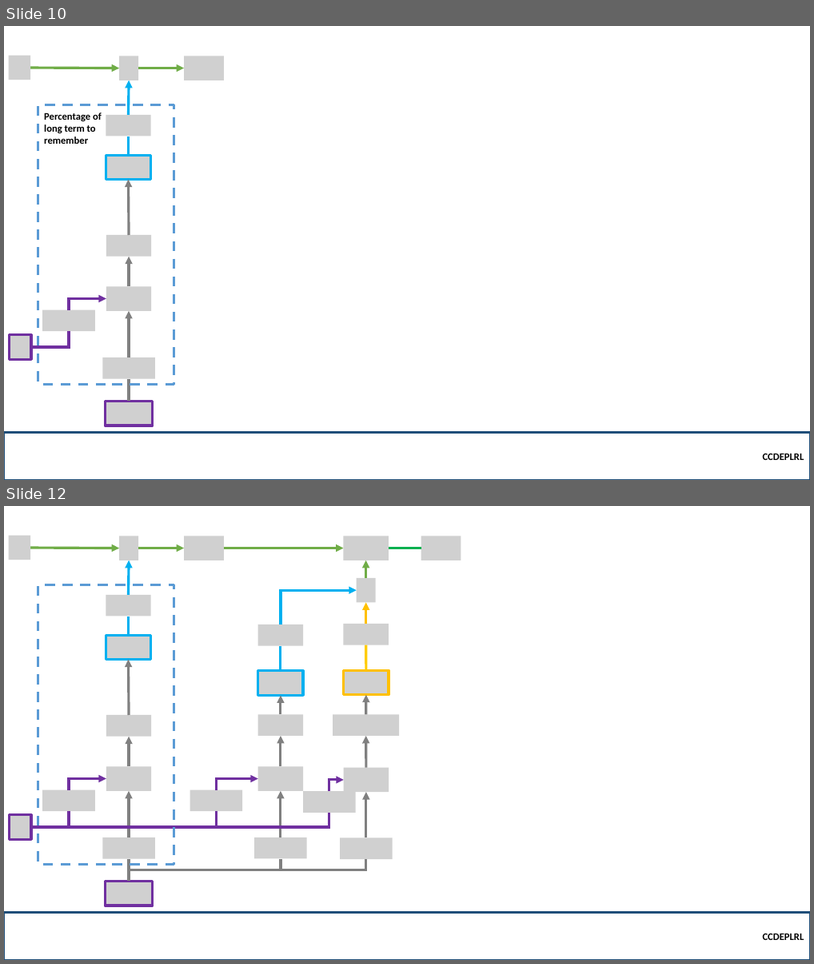
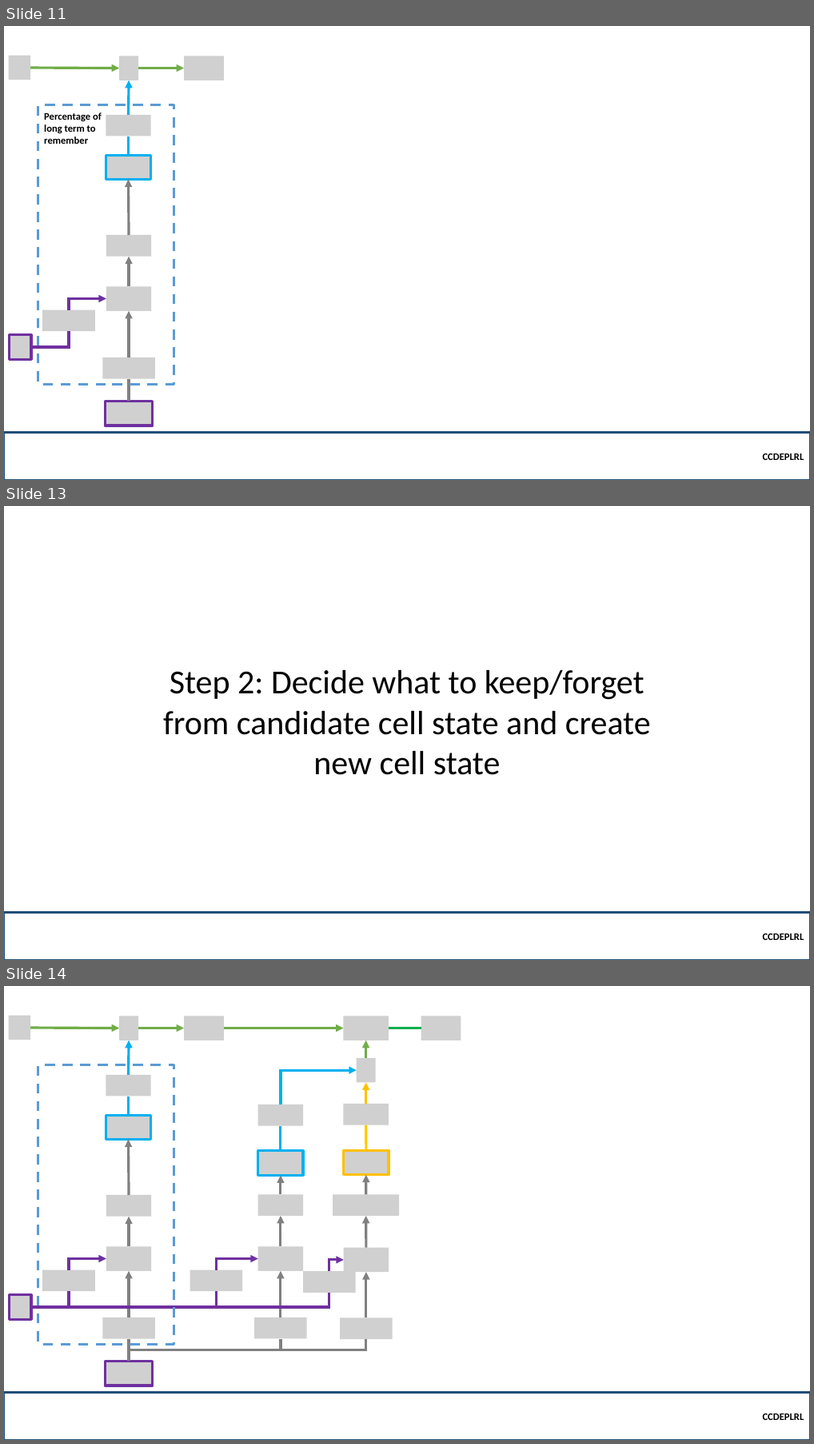
Before and after one commit to robitussin/CCDEPLRL, a slide deck: Week 8 and 9 - Deep Sequence Modeling/Long Short Term Memory.pptx. Shown one above the other, each under a label of ours: slides 10 and 12 before the commit, slides 11, 13 and 14 after it; the slides between them are not shown. The pictures are 814x964 and 814x1444 pixels, drawn with LibreOffice and Linux fonts; fonts in the diff are those of the drawing; grey boxes stand for pictures; background and template pictures are left out. Boxes give left, top, right and bottom in pixels: in the first picture for what was removed or moved away, otherwise in the second. Text is boxed around its words. In the diff, an @@ line names an element or a change of style, - is before the commit and + after.

```diff
--- a/Week 8 and 9 - Deep Sequence Modeling/Long Short Term Memory.pptx
+++ b/Week 8 and 9 - Deep Sequence Modeling/Long Short Term Memory.pptx
@@ slide 13 added at (4, 506, 810, 960), background picture (left out) @@
@@ text added at (163, 670, 651, 775), 40 pt, text #000000 @@
+Step 2: Decide what to keep/forget from candidate cell state and create new cell state
@@ rectangle added at (4, 912, 810, 960), outline #1F4E79 2.25 pt, 12 pt, text #000000, bold @@
+CCDEPLRL
@@ what was slide 10 is now slide 11 @@
@@ what was slide 12 is now slide 14 @@
```
Also in this commit, not shown: 3 slides changed, 2 other slides added, 2 other files.
